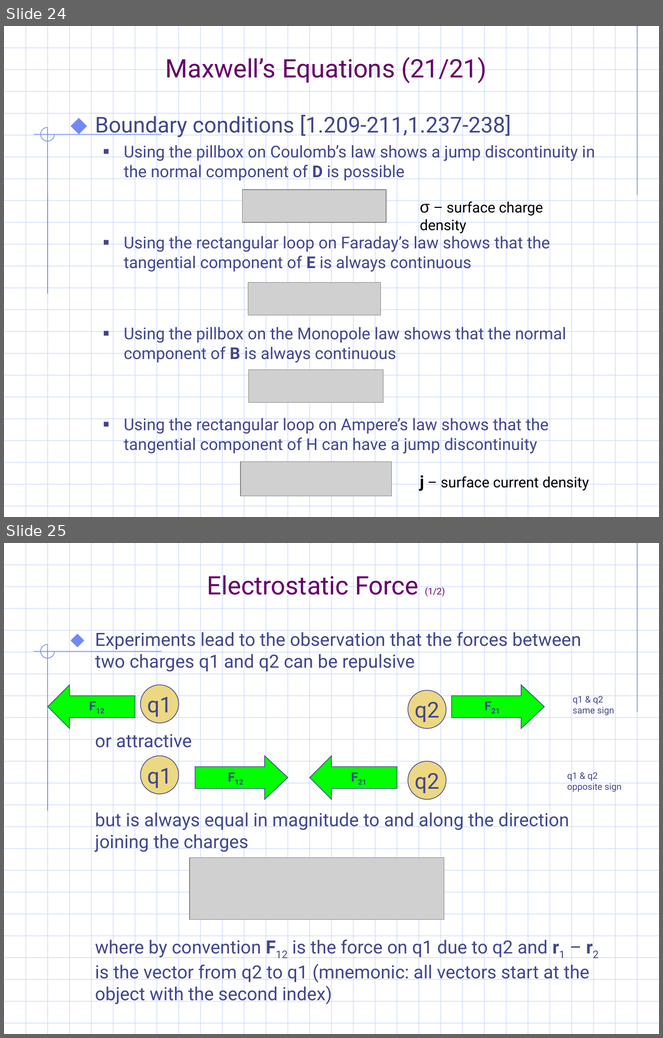
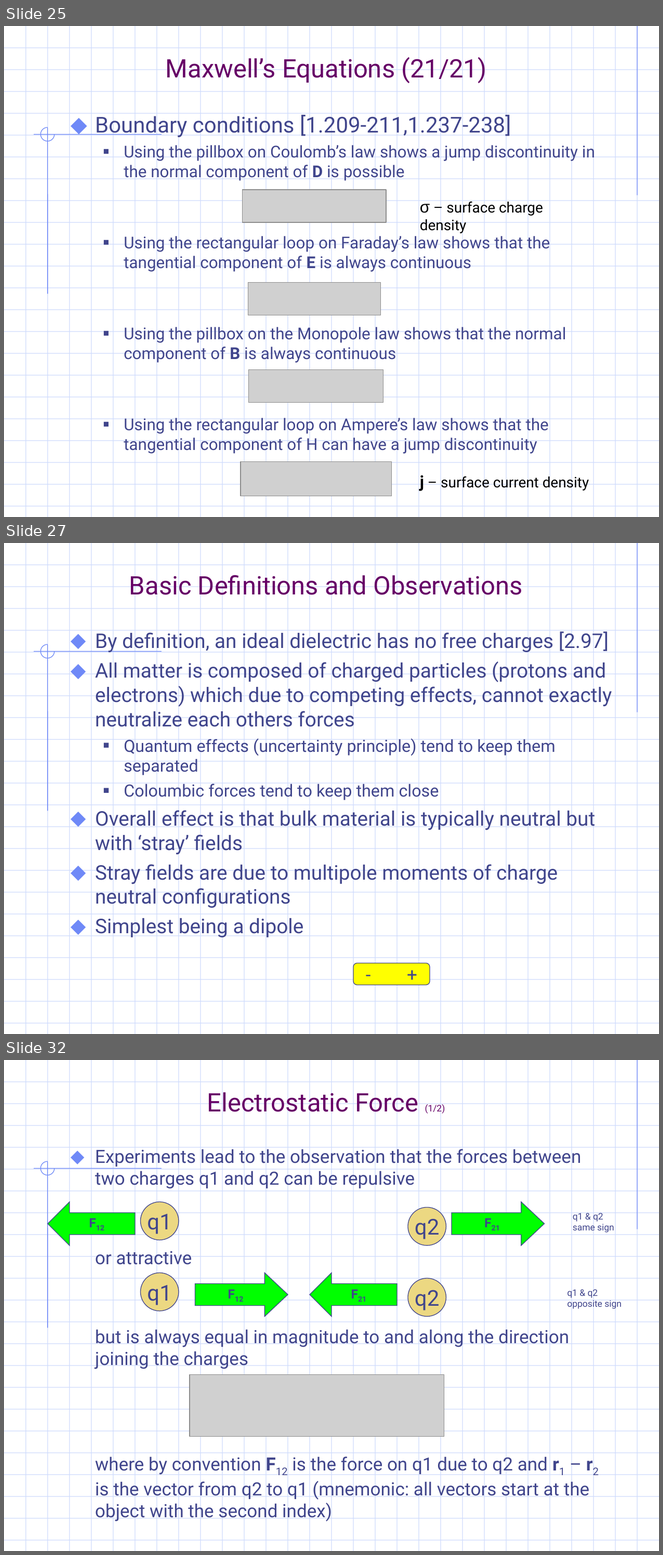
Before and after one commit to gravmath/Projects, a slide deck: PowerPoint/EM_notes.ppt. Shown one above the other, each under a label of ours: slides 24 and 25 before the commit, slides 25, 27 and 32 after it; the slides between them are not shown. The pictures are 663x1038 and 663x1555 pixels, drawn with LibreOffice and Linux fonts; fonts in the diff are those of the drawing; grey boxes stand for pictures; background and template pictures are left out. Boxes give left, top, right and bottom in pixels: in the first picture for what was removed or moved away, otherwise in the second. Text is boxed around its words. In the diff, an @@ line names an element or a change of style, - is before the commit and + after.

```diff
--- a/PowerPoint/EM_notes.ppt
+++ b/PowerPoint/EM_notes.ppt
@@ slide 27 added at [4, 543, 659, 1034], background #FFFFFF; not listed: 55 template elements that a slide beside it also shows @@
@@ title added at [129, 575, 523, 595], 28 pt, text #660066 @@
+Basic Definitions and Observations
@@ text added at [95, 630, 612, 938], 22.2 pt, text #40458C @@
+⬥ By definition, an ideal dielectric has no free charges [2.97]
+⬥ All matter is composed of charged particles (protons and electrons) which due to competing effects, cannot exactly neutralize each others forces
+  ■ Quantum effects (uncertainty principle) tend to keep them separated
+  ■ Coloumbic forces tend to keep them close
+⬥ Overall effect is that bulk material is typically neutral but with ‘stray’ fields
+⬥ Stray fields are due to multipole moments of charge neutral configurations
+⬥ Simplest being a dipole
@@ rounded rectangle added at [353, 964, 430, 985], fill #FFFF00, outline #40458C 0.74 pt, 20 pt, text #40458C @@
+- +
@@ what was slide 24 is now slide 25 @@
@@ what was slide 25 is now slide 32 @@
```
Also in this commit, not shown: 1 slide changed, 6 other slides added.
